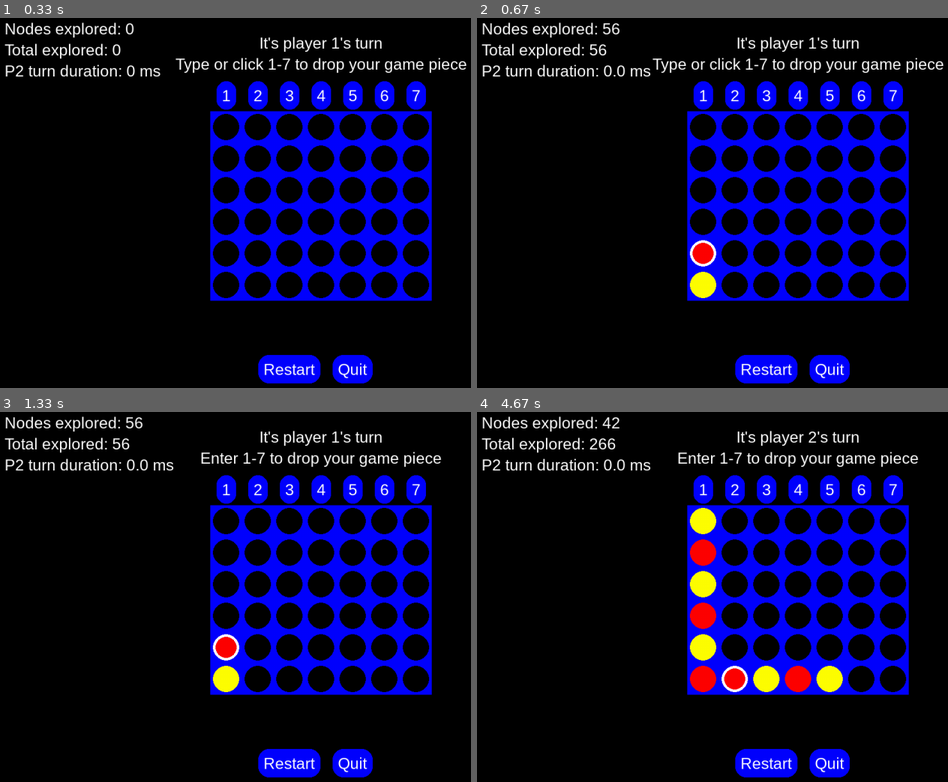
Above: before the commit, frames 1-4 (two rows, left to right).
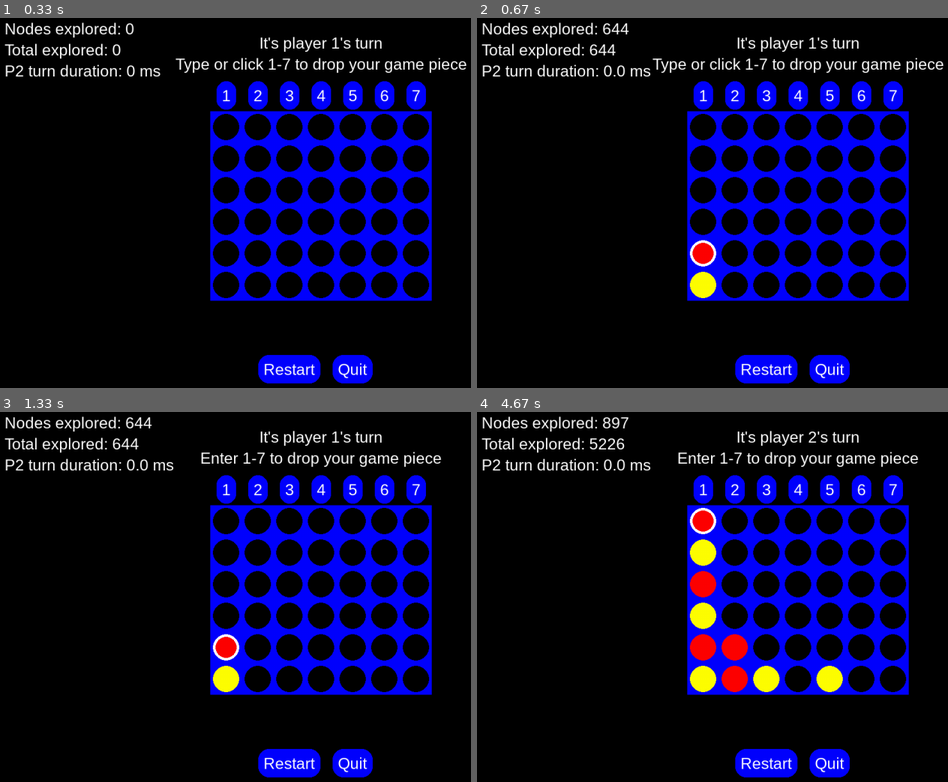
Above: after the commit, the same moments.

Repository: whlapinel/5153-lab-3
Game: pygame game, started from main_v3.py
The game is run twice, just before and just after one commit, with the same random seed, the same clock (stepped at 60 frames per second) and the same inputs.
Inputs:
- Up to frame 1 (0.33 s): no input
- Up to frame 2 (0.67 s): tap 1 at 0.33 s
- Up to frame 3 (1.33 s): click "Restart" at 0.72 s; click "1" at 1.05 s
- Up to frame 4 (4.67 s): click "3" at 1.38 s; tap 4 at 1.67 s; click "2" at 2.05 s; click "4" at 2.38 s; click "Restart" at 2.72 s; click "5" at 3.05 s; tap 3 at 3.33 s; tap 1 at 3.67, 4.07, 4.37, 4.57 s

Frame 1 is identical in both runs. In frame 2, 0.2% of the frame differs, in the area x 23-33%, y 1-11%; in frame 3, 0.2%; in frame 4, 2.9%, in the area x 23-72%, y 1-76%.

Commit message:
add alpha-beta pruning

Diff:
--- a/cpu_player.py
+++ b/cpu_player.py
@@ -50,7 +50,7 @@
         self.__player_no = player_no
         self.__opponent = opponent
         self.__curr_player = player_no
-        self.depth = 1
+        self.depth = 3
         self.players = [self.__opponent, self.__player_no]
         self._recurse_count = 0
         self._total_nodes_explored = 0
@@ -105,9 +105,9 @@
             for child in children:
                 eval = self.minimax(child, depth - 1, False, alpha, beta)
                 max_eval = max(max_eval, eval)
-                # alpha = max(alpha, eval)
-                # if beta <= alpha:
-                #     break  # Beta cut-off
+                alpha = max(alpha, eval)
+                if beta <= alpha:
+                    break  # Beta cut-off
             return max_eval
         else:
             min_eval = math.inf
@@ -115,9 +115,9 @@
             for child in children:
                 eval = self.minimax(child, depth - 1, True, alpha, beta)
                 min_eval = min(min_eval, eval)
-                # beta = min(beta, eval)
-                # if beta <= alpha:
-                #     break  # Alpha cut-off
+                beta = min(beta, eval)
+                if beta <= alpha:
+                    break  # Alpha cut-off
             return min_eval
 
     def evaluate_board(self, board: IBoard) -> float:
